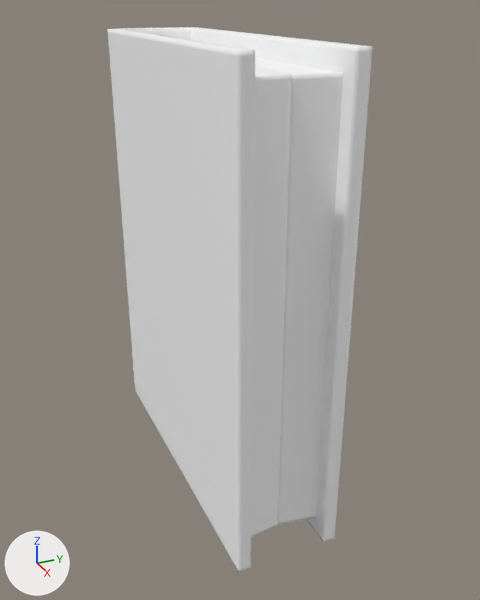
An edit to the glTF model public/models/book/scene.gltf, drawn before and after from the same camera.
The view is the same before and after, from a camera (50 mm lens) standing at (116.54, -31.73, 1.77) and looking at (112.63, -29.97, -0.19). The lights are fixed; the arrows at lower left show +X, +Y and +Z. The older version comes first. Where no turn or scale is listed for an object, it has been applied to the vertices.

Script lines for the objects in view, before the commit:
```python
mat_book = principled_material('book')
mat_book.base_color = (1.0, 1.0, 1.0)  # white #ffffff
me_book_book_0 = bpy.data.meshes.new('book_book_0')
me_book_book_0.from_pydata(...)  # 212 vertices, 420 faces; spans x 111.26..113.69, y -30.46..-29.75, z -1.55..1.55
me_book_book_0.materials.append(mat_book)  # white #ffffff
me_pages_001_book_0 = bpy.data.meshes.new('pages.001_book_0')
me_pages_001_book_0.from_pydata(...)  # 225 vertices, 404 faces; spans x 111.34..113.58, y -30.11..-29.83, z -1.42..1.42
me_pages_001_book_0.materials.append(mat_book)  # white #ffffff
me_pages_book_0 = bpy.data.meshes.new('pages_book_0')
me_pages_book_0.from_pydata(...)  # 225 vertices, 404 faces; spans x 111.34..113.58, y -30.39..-30.11, z -1.42..1.42
me_pages_book_0.materials.append(mat_book)  # white #ffffff
ob_object_15 = bpy.data.objects.new('Object_15', me_pages_book_0)
ob_object_15.location = (0.0, 0.0, 0.0)
ob_object_17 = bpy.data.objects.new('Object_17', me_pages_001_book_0)
ob_object_17.location = (0.0, 0.0, 0.0)
ob_object_9 = bpy.data.objects.new('Object_9', me_book_book_0)
ob_object_9.location = (0.0, 0.0, 0.0)
```
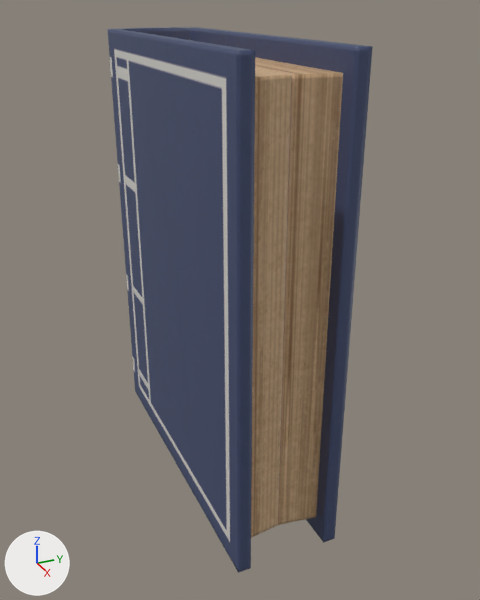
Where the change shows, as pixel boxes [x1, y1, x2, y2] in the pictures (480 x 600 px):
'Object_9', surface changed (white to blue): [107, 27, 373, 573] in both
'Object_17', surface changed (white to brown): [255, 57, 343, 525] in both
'Object_15', surface changed (white to brown): [251, 67, 292, 538] in both

What changed in the scene script:
```text
Add img_book_basecolor_png:
    img_book_basecolor_png = load_image('book_baseColor.png', 'textures/book_baseColor.png', 2048, 2048, 'sRGB')
Change mat_book:
    remove mat_book.base_color = (1.0, 1.0, 1.0)  # white #ffffff
    add mat_book.texture = img_book_basecolor_png
```
